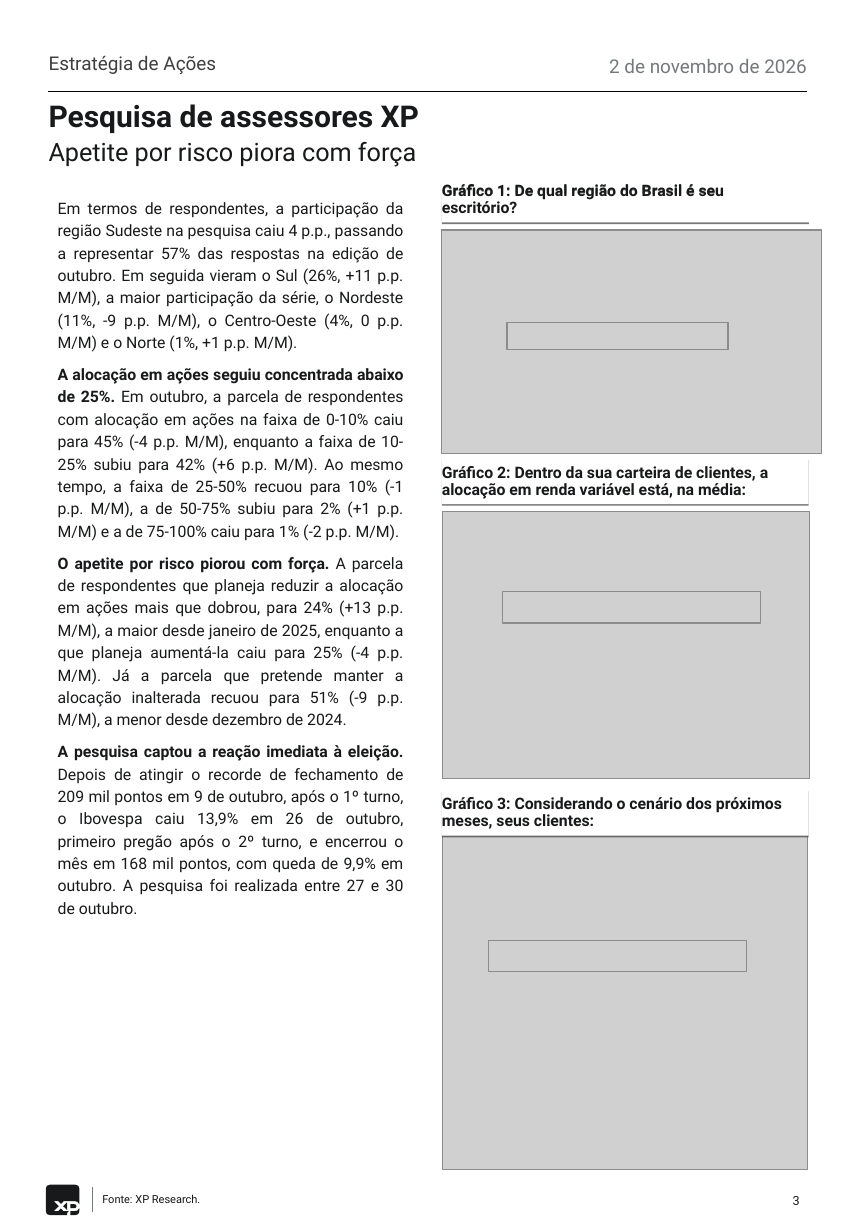
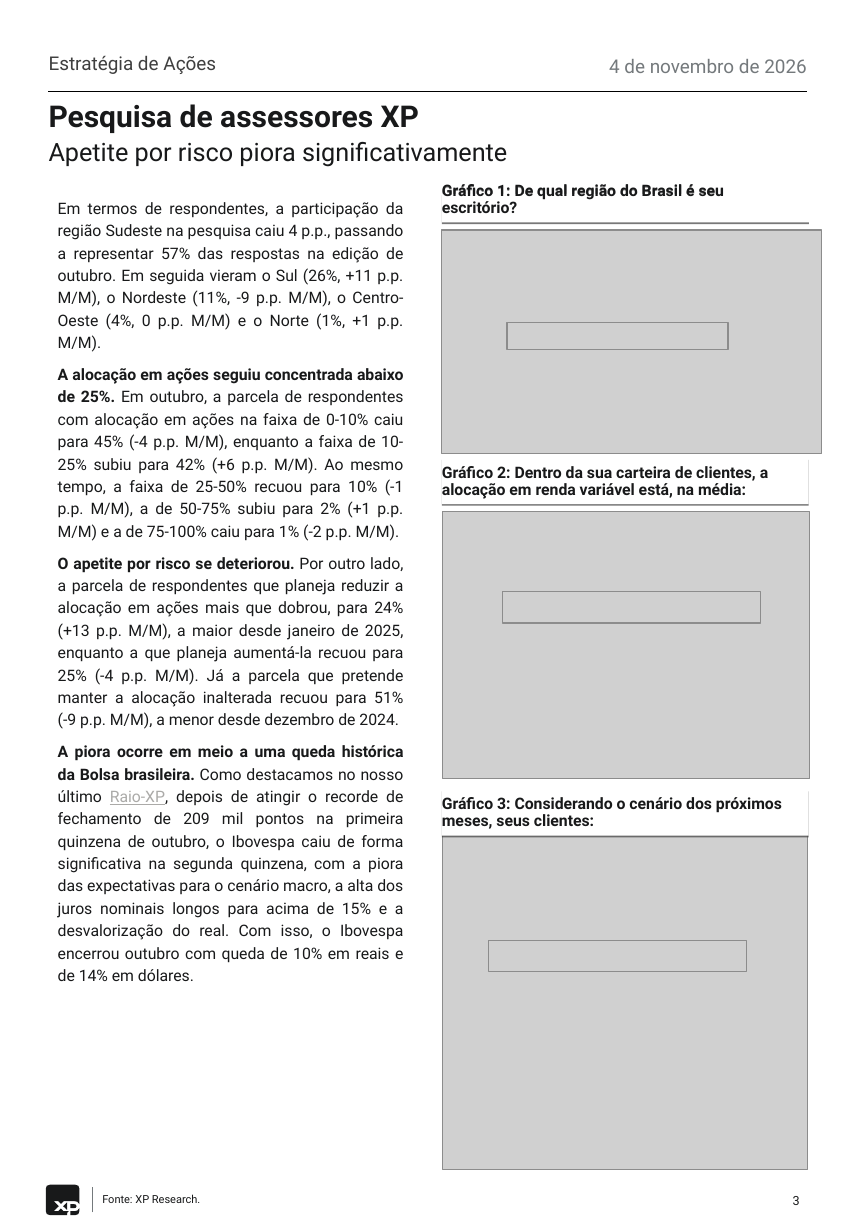
Before and after one commit to CaioLSouza/datasets, a slide deck: slide 3 of pesquisa_assessores_outubro_2026/XP Pesquisa de Assessores - Outubro 2026.pptx. Drawn at 853x1232 pixels with LibreOffice and Linux fonts; fonts in the diff are those of the drawing; grey boxes stand for pictures. Boxes give left, top, right and bottom in pixels: in the first picture for what was removed or moved away, otherwise in the second. Text is boxed around its words. In the diff, an @@ line names an element or a change of style, - is before the commit and + after.

```diff
--- a/pesquisa_assessores_outubro_2026/XP Pesquisa de Assessores - Outubro 2026.pptx
+++ b/pesquisa_assessores_outubro_2026/XP Pesquisa de Assessores - Outubro 2026.pptx
@@ text at [609, 59, 807, 73]: text changed @@
-2 de novembro de 2026
+4 de novembro de 2026
@@ text at [49, 142, 507, 167]: text changed @@
-Apetite por risco piora com força
+Apetite por risco piora significativamente
@@ text at [58, 202, 404, 352]: text changed @@
-Em termos de respondentes, a participação da região Sudeste na pesquisa caiu 4 p.p., passando a representar 57% das respostas na edição de outubro. Em seguida vieram o Sul (26%, +11 p.p. M/M), a maior participação da série, o Nordeste (11%, -9 p.p. M/M), o Centro-Oeste (4%, 0 p.p. M/M) e o Norte (1%, +1 p.p. M/M).
+Em termos de respondentes, a participação da região Sudeste na pesquisa caiu 4 p.p., passando a representar 57% das respostas na edição de outubro. Em seguida vieram o Sul (26%, +11 p.p. M/M), o Nordeste (11%, -9 p.p. M/M), o Centro-Oeste (4%, 0 p.p. M/M) e o Norte (1%, +1 p.p. M/M).
@@ text at [58, 557, 404, 981]: text changed @@
-O apetite por risco piorou com força. A parcela de respondentes que planeja reduzir a alocação em ações mais que dobrou, para 24% (+13 p.p. M/M), a maior desde janeiro de 2025, enquanto a que planeja aumentá-la caiu para 25% (-4 p.p. M/M). Já a parcela que pretende manter a alocação inalterada recuou para 51% (-9 p.p. M/M), a menor desde dezembro de 2024.
-A pesquisa captou a reação imediata à eleição. Depois de atingir o recorde de fechamento de 209 mil pontos em 9 de outubro, após o 1º turno, o Ibovespa caiu 13,9% em 26 de outubro, primeiro pregão após o 2º turno, e encerrou o mês em 168 mil pontos, com queda de 9,9% em outubro. A pesquisa foi realizada entre 27 e 30 de outubro.
+O apetite por risco se deteriorou. Por outro lado, a parcela de respondentes que planeja reduzir a alocação em ações mais que dobrou, para 24% (+13 p.p. M/M), a maior desde janeiro de 2025, enquanto a que planeja aumentá-la recuou para 25% (-4 p.p. M/M). Já a parcela que pretende manter a alocação inalterada recuou para 51% (-9 p.p. M/M), a menor desde dezembro de 2024.
+A piora ocorre em meio a uma queda histórica da Bolsa brasileira. Como destacamos no nosso último Raio-XP, depois de atingir o recorde de fechamento de 209 mil pontos na primeira quinzena de outubro, o Ibovespa caiu de forma significativa na segunda quinzena, com a piora das expectativas para o cenário macro, a alta dos juros nominais longos para acima de 15% e a desvalorização do real. Com isso, o Ibovespa encerrou outubro com queda de 10% em reais e de 14% em dólares.
```
Also in this commit, not shown: 6 other slides changed, 3 other files.
